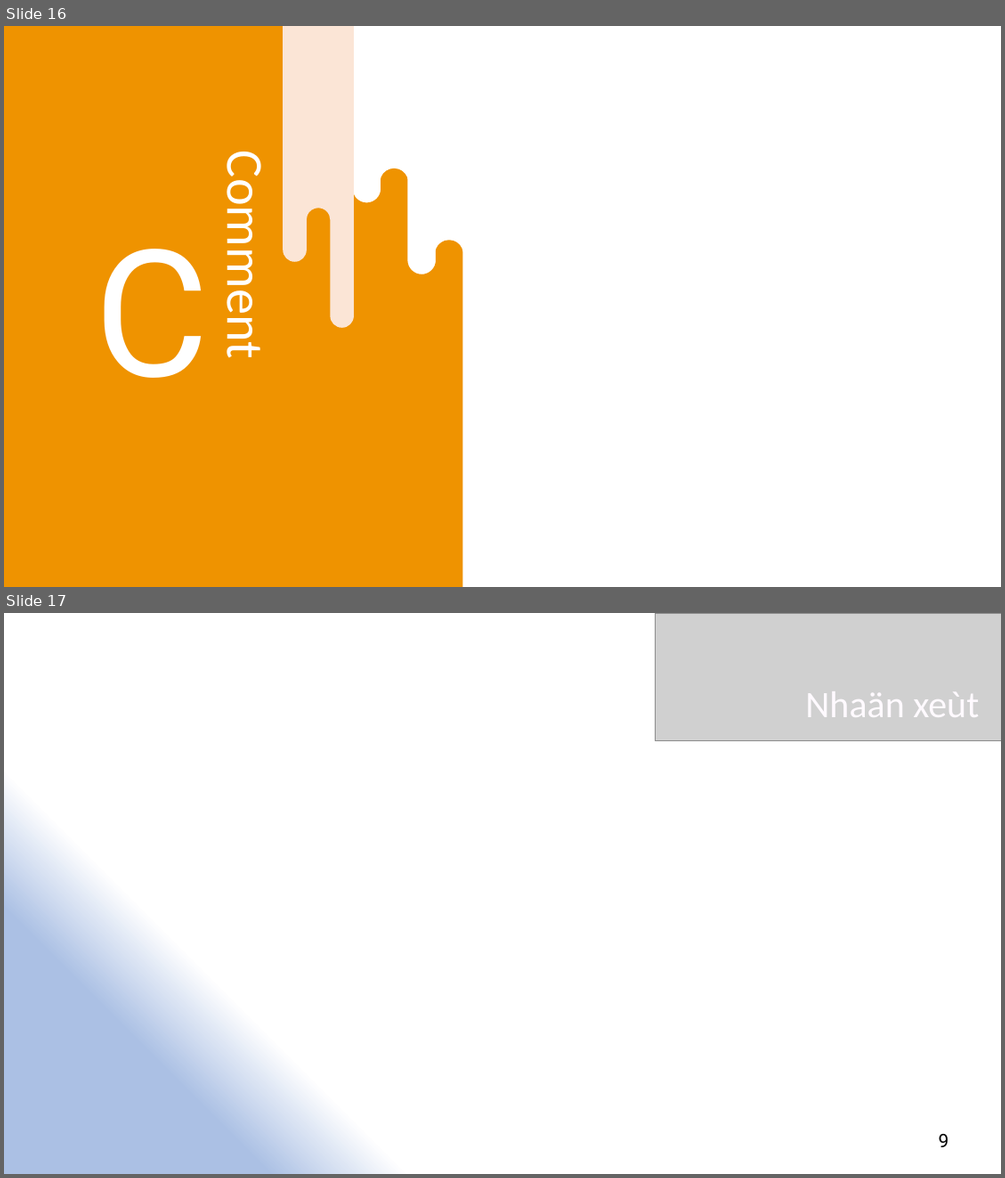
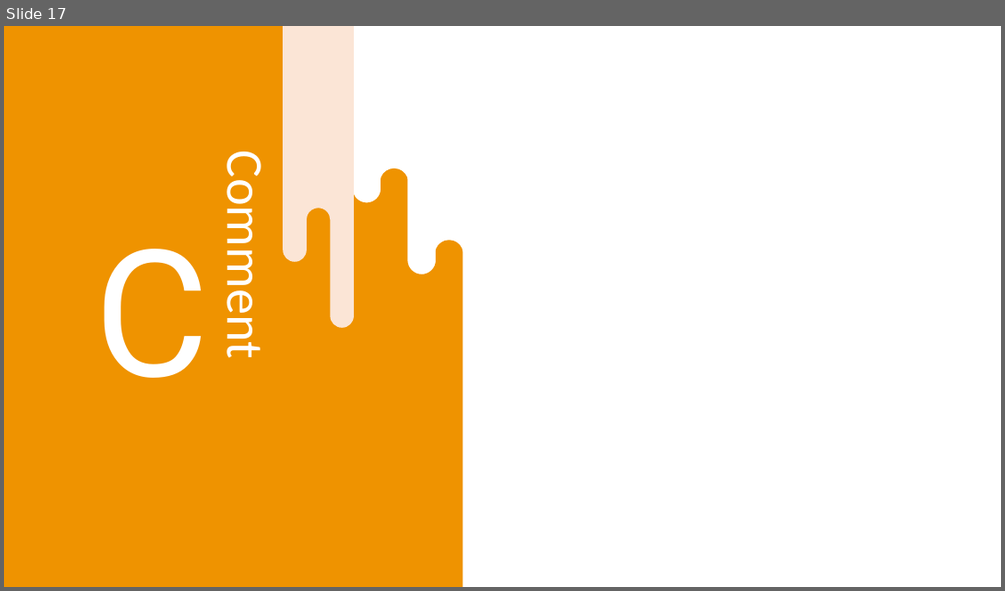
Before and after one commit to MrteenBao/JavaTeamMtcl2014, a slide deck: Slide/Presentation_final.pptx. Shown one above the other, each under a label of ours: slides 16 and 17 before the commit, slide 17 after it. The pictures are 1005x1178 and 1005x591 pixels, drawn with LibreOffice and Linux fonts; fonts in the diff are those of the drawing; grey boxes stand for pictures. Boxes give left, top, right and bottom in pixels: in the first picture for what was removed or moved away, otherwise in the second. Text is boxed around its words. In the diff, an @@ line names an element or a change of style, - is before the commit and + after.

```diff
--- a/Slide/Presentation_final.pptx
+++ b/Slide/Presentation_final.pptx
@@ slide 17 removed at bbox=[4, 613, 1001, 1174], background gradient #FFFFFF to #ABC0E4 to #C7D5ED @@
@@ picture removed at bbox=[655, 613, 1001, 741] @@
@@ text removed at bbox=[805, 691, 979, 717] @@
-Nhaän xeùt
@@ text removed at bbox=[938, 1134, 949, 1147] @@
-9
@@ what was slide 16 is now slide 17 @@
```
Also in this commit, not shown: 11 slides changed, 3 slides added, 1 other slide removed.
